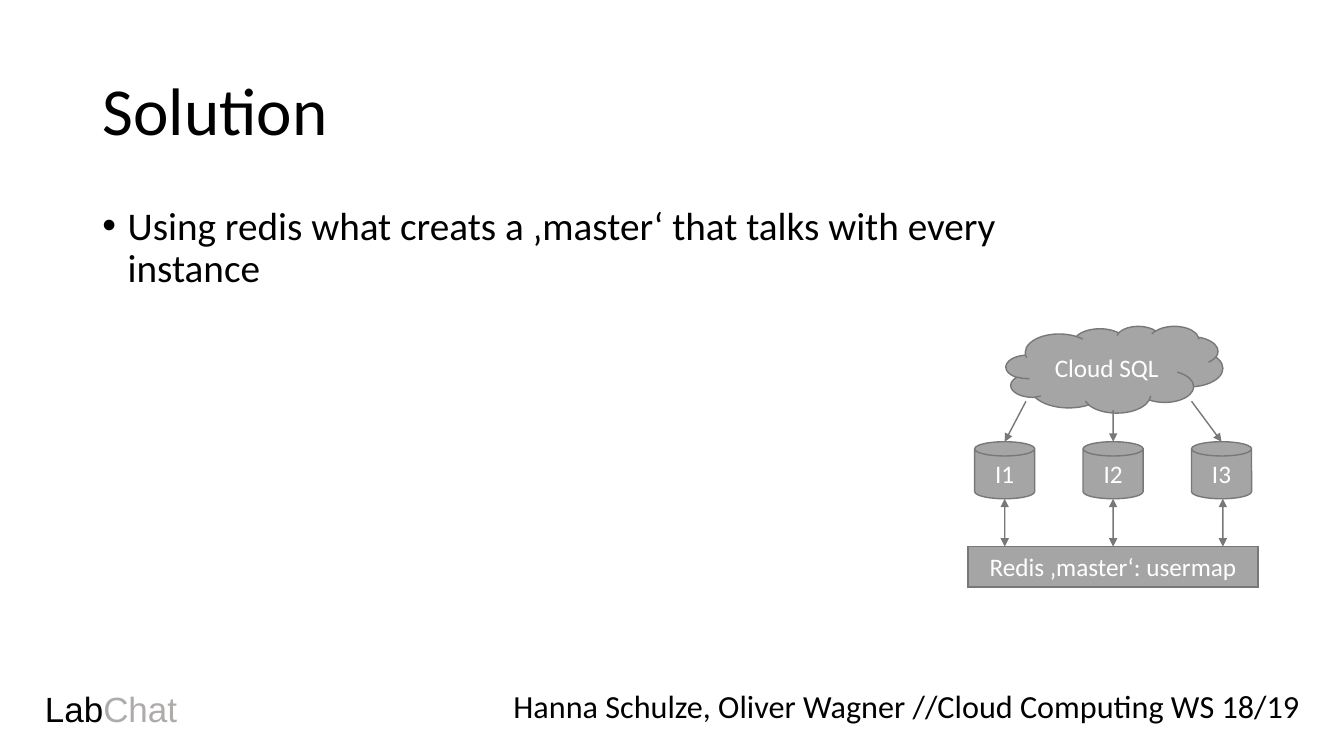
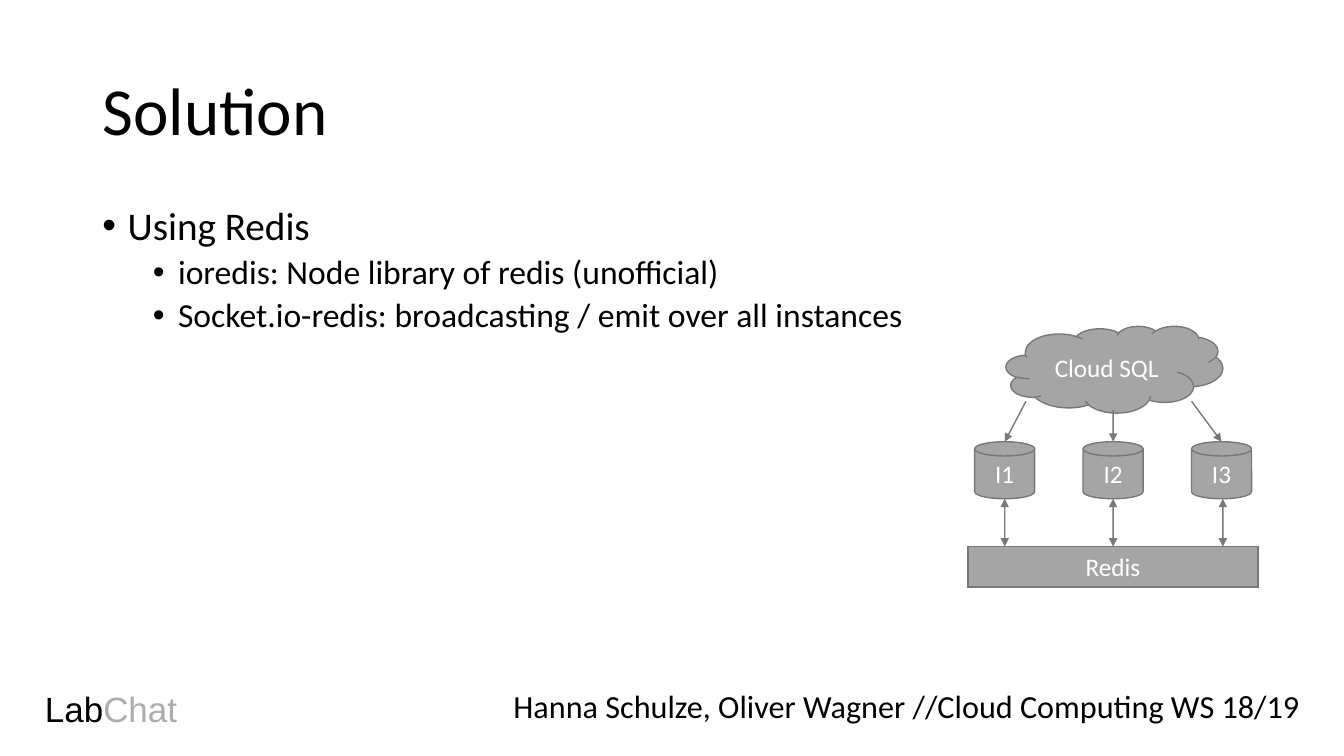
Before and after one commit to oliverwagner1989/CloudComputing_WS1718, a slide deck: slide 4 of Presentation LabChat - Exc 4.odp. Drawn at 1344x756 pixels with LibreOffice and Linux fonts; fonts in the diff are those of the drawing. Boxes give left, top, right and bottom in pixels: in the first picture for what was removed or moved away, otherwise in the second. Text is boxed around its words. In the diff, an @@ line names an element or a change of style, - is before the commit and + after.

```diff
--- a/Presentation LabChat - Exc 4.odp
+++ b/Presentation LabChat - Exc 4.odp
@@ text at (x1=128, y1=212, x2=902, y2=333): text changed; size 28 to 24 pt @@
-• Using redis what creats a ‚master‘ that talks with every instance
+• Using Redis
+  • ioredis: Node library of redis (unofficial)
+  • Socket.io-redis: broadcasting / emit over all instances
@@ text in freeform shape at (x1=1086, y1=558, x2=1141, y2=576): text changed @@
-Redis ‚master‘: usermap
+Redis
```
Also in this commit, not shown: 3 other slides changed, 2 slides added, 1 other file.
